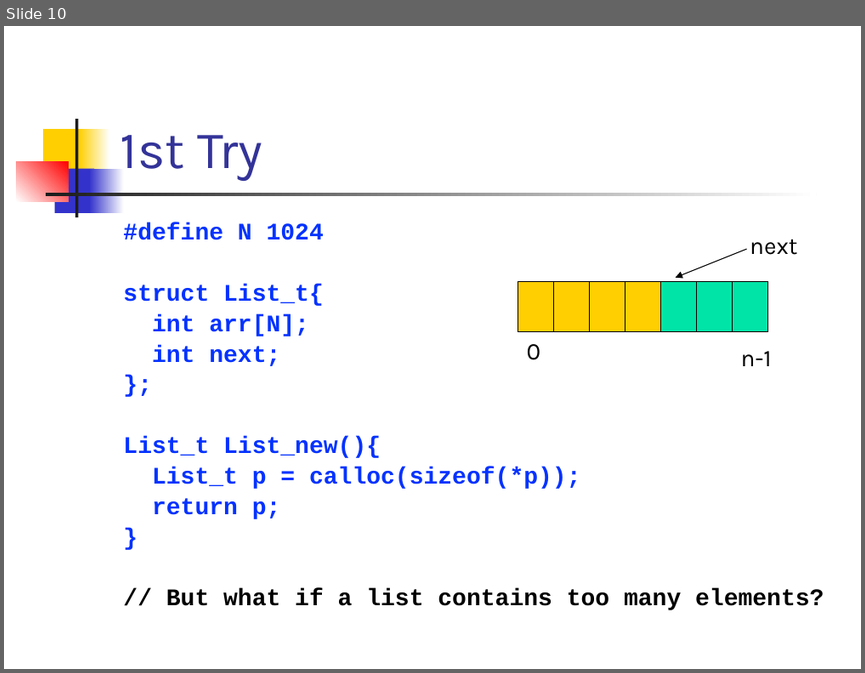
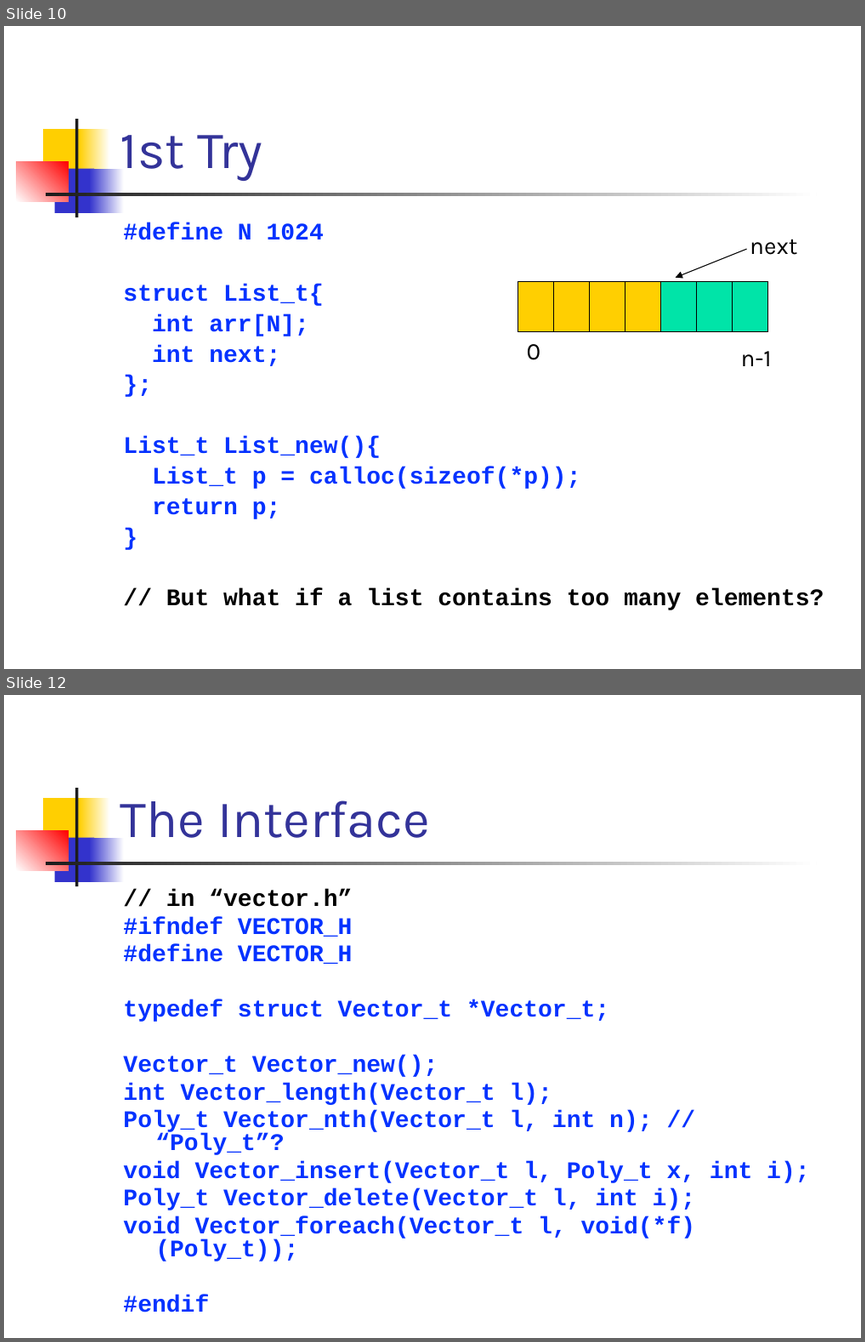
Before and after one commit to csslab-ustc/csslab-ustc.github.io, a slide deck: courses/sysprog/slides/lec11-vector.pptx. Shown one above the other, each under a label of ours: slide 10 before the commit, slides 10 and 12 after it; the slides between them are not shown. The pictures are 865x673 and 865x1342 pixels, drawn with LibreOffice and Linux fonts; fonts in the diff are those of the drawing. Boxes give left, top, right and bottom in pixels: in the first picture for what was removed or moved away, otherwise in the second. Text is boxed around its words. In the diff, an @@ line names an element or a change of style, - is before the commit and + after.

```diff
--- a/courses/sysprog/slides/lec11-vector.pptx
+++ b/courses/sysprog/slides/lec11-vector.pptx
@@ slide 12 added at [4,695,861,1338], background #FFFFFF; not listed: 7 template elements that a slide beside it also shows @@
@@ title added at [120,800,430,838], 44 pt, text #333399 @@
+The Interface
@@ text added at [123,890,809,1261], 20 pt, text #0432FF, bold @@
+// in “vector.h”
+#ifndef VECTOR_H
+#define VECTOR_H
+typedef struct Vector_t *Vector_t;
+Vector_t Vector_new();
+int Vector_length(Vector_t l);
+Poly_t Vector_nth(Vector_t l, int n); // “Poly_t”?
+void Vector_insert(Vector_t l, Poly_t x, int i);
+Poly_t Vector_delete(Vector_t l, int i);
+void Vector_foreach(Vector_t l, void(*f)(Poly_t));
+#endif
```
Also in this commit, not shown: 26 slides changed.
